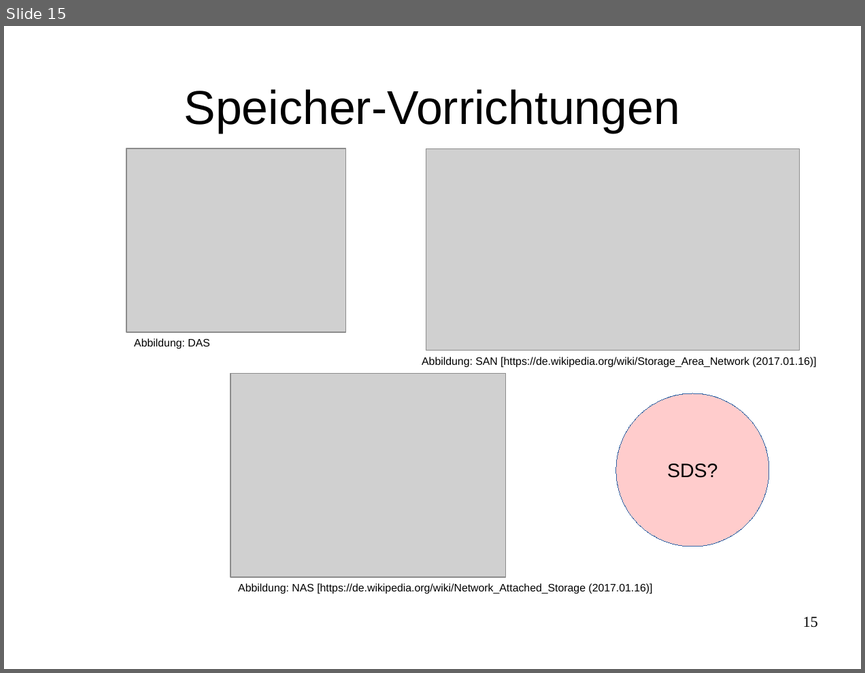
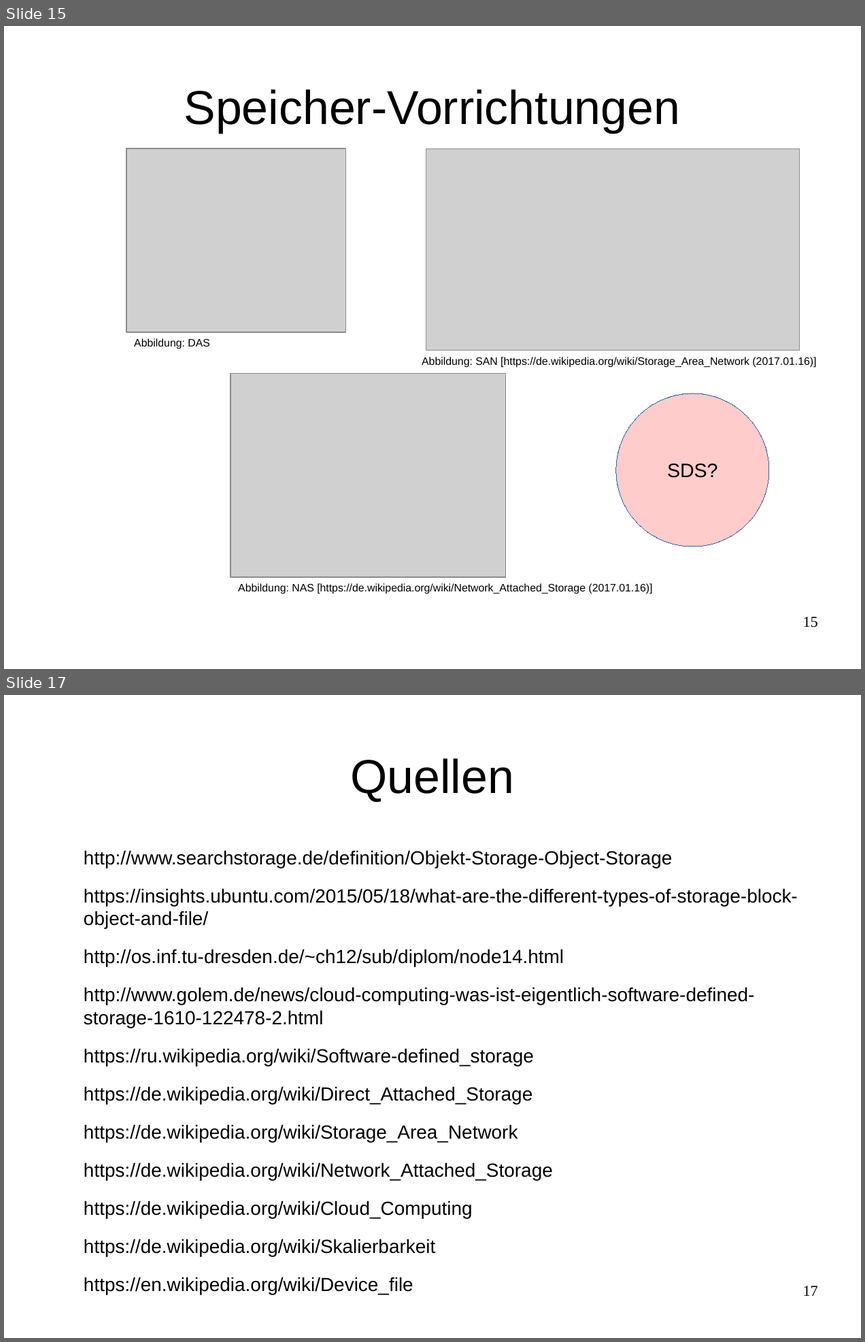
Before and after one commit to celentanos/inora, a slide deck: inora_vortrag_a.odp. Shown one above the other, each under a label of ours: slide 15 before the commit, slides 15 and 17 after it; the slides between them are not shown. The pictures are 865x673 and 865x1342 pixels, drawn with LibreOffice and Linux fonts; fonts in the diff are those of the drawing; grey boxes stand for pictures. Boxes give left, top, right and bottom in pixels: in the first picture for what was removed or moved away, otherwise in the second. Text is boxed around its words. In the diff, an @@ line names an element or a change of style, - is before the commit and + after.

```diff
--- a/inora_vortrag_a.odp
+++ b/inora_vortrag_a.odp
@@ slide 17 added at <box>4,695,861,1338</box>, background #FFFFFF @@
@@ title added at <box>350,758,514,802</box>, 44 pt, text #000000 @@
+Quellen
@@ text added at <box>84,850,798,1294</box>, 17.6 pt, text #000000 @@
+http://www.searchstorage.de/definition/Objekt-Storage-Object-Storage
+https://insights.ubuntu.com/2015/05/18/what-are-the-different-types-of-storage-block-object-and-file/
+http://os.inf.tu-dresden.de/~ch12/sub/diplom/node14.html
+http://www.golem.de/news/cloud-computing-was-ist-eigentlich-software-defined-storage-1610-122478-2.html
+https://ru.wikipedia.org/wiki/Software-defined_storage
+https://de.wikipedia.org/wiki/Direct_Attached_Storage
+https://de.wikipedia.org/wiki/Storage_Area_Network
+https://de.wikipedia.org/wiki/Network_Attached_Storage
+https://de.wikipedia.org/wiki/Cloud_Computing
+https://de.wikipedia.org/wiki/Skalierbarkeit
+https://en.wikipedia.org/wiki/Device_file
@@ page number added at <box>803,1285,818,1295</box>, 14 pt, text #000000 @@
+17
```
Also in this commit, not shown: 6 slides changed, 1 other slide added, 1 slide removed, 2 other files.
